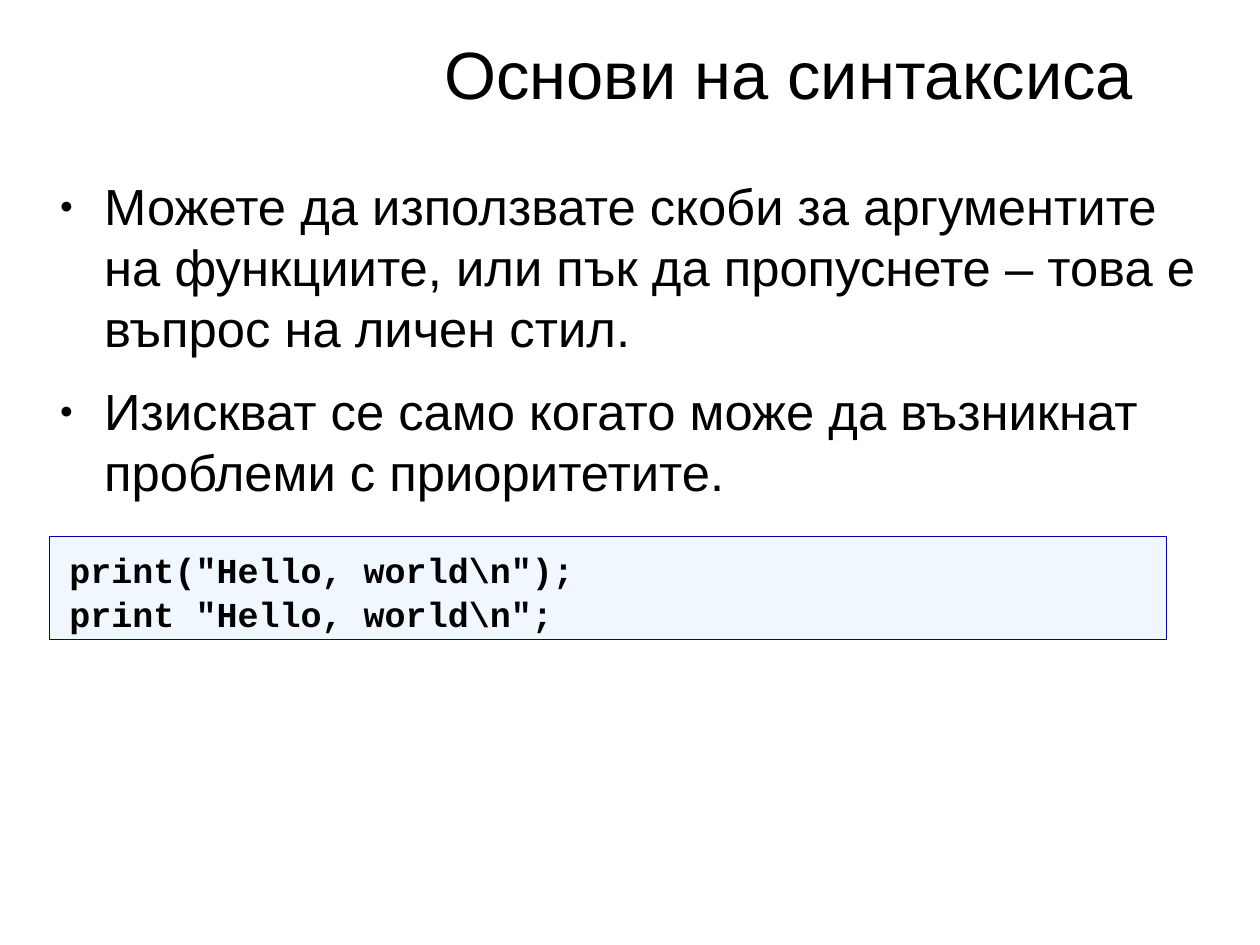
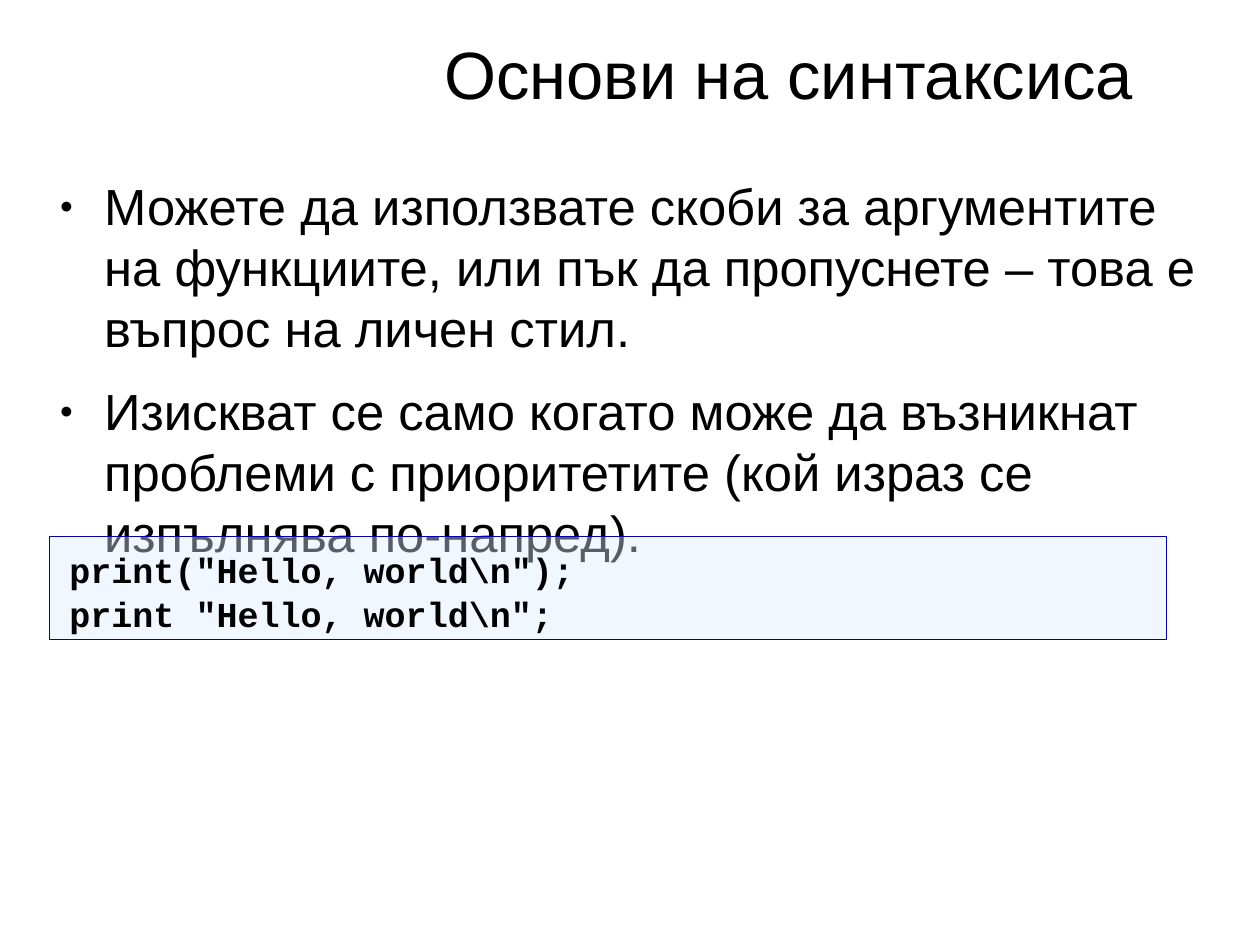
Before and after one commit to kberov/PerlProgrammingCourse, a slide deck: slide 26 of 01_intro_bg.odp. Drawn at 1260x945 pixels with LibreOffice and Linux fonts; fonts in the diff are those of the drawing; background and template pictures are left out. Boxes give left, top, right and bottom in pixels: in the first picture for what was removed or moved away, otherwise in the second. Text is boxed around its words. In the diff, an @@ line names an element or a change of style, - is before the commit and + after.

```diff
--- a/01_intro_bg.odp
+++ b/01_intro_bg.odp
@@ text at (x1=104, y1=395, x2=1137, y2=563): text changed @@
-● Изискват се само когато може да възникнат проблеми с приоритетите.
+● Изискват се само когато може да възникнат проблеми с приоритетите (кой израз се изпълнява по-напред).
```
Also in this commit, not shown: 13 other slides changed, 1 slide added, 1 slide removed, 1 other file.
